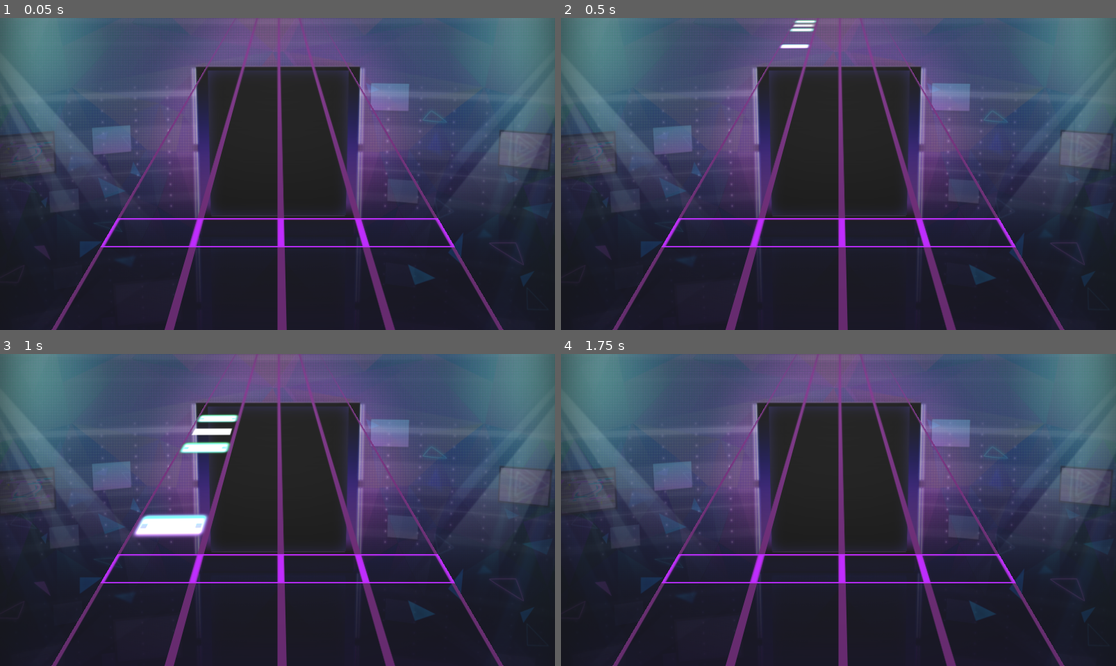
Above: before the commit, frames 1-4 (two rows, left to right).
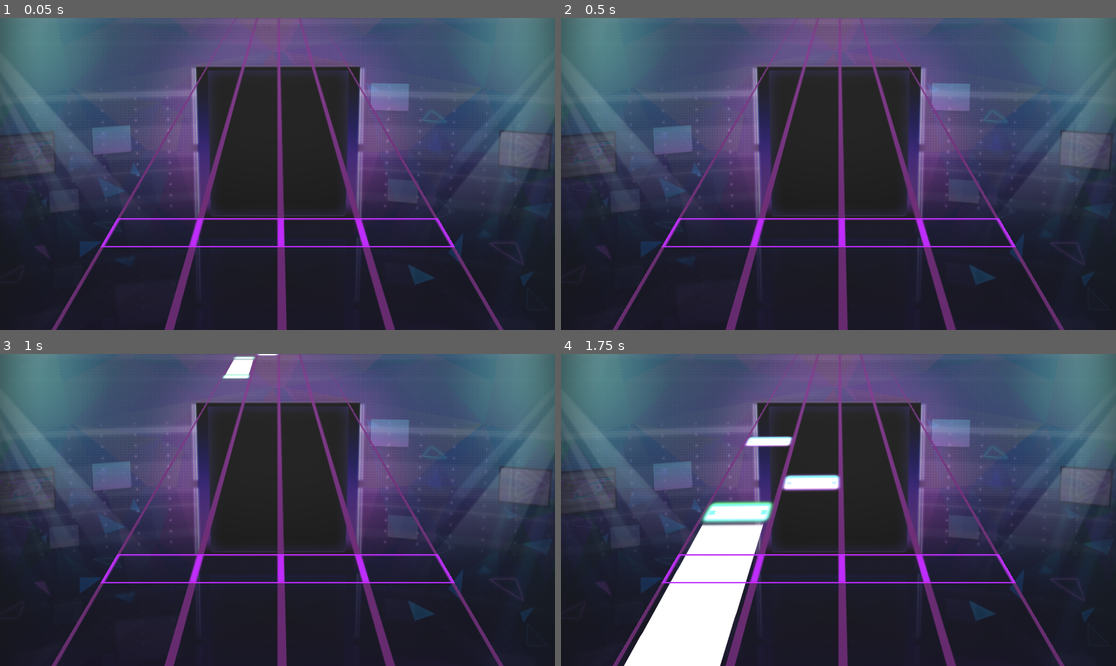
Above: after the commit, the same moments.

Repository: starexplorer21/RhythmHero
Game: Godot game, scene res://assets/RhythmGame.tscn
Same seed, same stepped clock (60 frames per second), same inputs: the game is played once before the commit and once after it.
Inputs:
- Up to frame 1 (0.05 s): no input
- Up to frame 2 (0.5 s): no input
- Up to frame 3 (1 s): tap Q (lane1) at 0.6 s; tap W (lane2) at 0.8 s
- Up to frame 4 (1.75 s): tap W (lane2) at 1.35 s; tap O (lane3) at 1.55 s

Frame 1 is identical in both runs. In frame 2, 0.2% of the frame differs, in the area x 39-47%, y 0-10%; in frame 3, 1.9%; in frame 4, 8.1%, in the area x 11-51%, y 26-100%.

Commit message:
Swapped songs to WAV and began mapping

Diff:
--- a/assets/RhythmGame.tscn
+++ b/assets/RhythmGame.tscn
@@ -46,6 +46,13 @@
 fov = 92.0
 size = 10.0
 
+[node name="Camera3D2" type="Camera3D" parent="."]
+transform = Transform3D(1, 0, 0, 0, 0.339182, 0.940721, 0, -0.940721, 0.339182, 0, 17.9435, -0.510685)
+visible = false
+attributes = SubResource("CameraAttributesPractical_kphdp")
+fov = 92.0
+size = 10.0
+
 [node name="Background" type="MeshInstance3D" parent="."]
 transform = Transform3D(42, 0, 0, 0, 23.3741, -15.4124, 0, 15.4124, 23.3741, 0.0749443, -16.1988, -4.80364)
 material_override = SubResource("StandardMaterial3D_y5i5g")
@@ -57,13 +64,6 @@
 light_energy = 16.0
 omni_range = 4096.0
 omni_shadow_mode = 0
-
-[node name="Camera3D2" type="Camera3D" parent="."]
-transform = Transform3D(1, 0, 0, 0, 0.339182, 0.940721, 0, -0.940721, 0.339182, 0, 17.9435, -0.510685)
-visible = false
-attributes = SubResource("CameraAttributesPractical_kphdp")
-fov = 92.0
-size = 10.0
 
 [node name="Judger" type="Node3D" parent="."]
 transform = Transform3D(1, 0, 0, 0, 1, 0, 0, 0, 1, 0, 0, 1.24265)
--- a/assets/hold_note_intermediate.tscn
+++ b/assets/hold_note_intermediate.tscn
@@ -17,7 +17,7 @@
 script = ExtResource("1_svk0s")
 
 [node name="MeshInstance3D" type="MeshInstance3D" parent="."]
-transform = Transform3D(-1.24997, 0, -0.00805028, 0, 1.25, 0, 0.00805028, 0, -1.24997, -0.0632434, 0, -0.088279)
+transform = Transform3D(-1.24997, 0, -0.0322013, 0, 1.25, 0, 0.00805034, 0, -4.9999, -0.0632434, 0, -0.088279)
 material_override = SubResource("StandardMaterial3D_ub8qd")
 mesh = SubResource("PlaneMesh_7vbdv")
 
--- a/maps/Awake Now/map.json
+++ b/maps/Awake Now/map.json
@@ -1 +1 @@
-{ "song_name": "Awake Now", "lane1": [1,0,0,2,3,4], "lane2": [], "lane3": [], "lane4": [] }
+{ "song_name": "Awake Now", "lane1": [0,0,0,0,0,0,0,0,0,0,2,3,3,3,4,0,0,1], "lane2": [0,0,0,0,0,0,0,0,0,0,0,0,0,0,0,1], "lane3": [], "lane4": [] }
--- a/scripts/GameManager.gd
+++ b/scripts/GameManager.gd
@@ -24,7 +24,7 @@
 var lane4_is_held = false
 
 var path = "res://maps/"+Global.map+"/"
-var song = path + "song.mp3"
+var song = path + "song.wav"
 var map = path + "map.json"
 
 var bpm = 117
@@ -33,9 +33,11 @@
 func _ready():
 	load_song()
 	var music_player = AudioStreamPlayer.new()
+	await get_tree().create_timer(1).timeout
 	music_player.stream = load(song)
 	add_child(music_player)
 	music_player.play()
+
 
 func load_lane(dict, lane):
 	var note = preload("res://assets/note.tscn")
@@ -51,7 +53,7 @@
 			add_child(cur_note)
 			var move_by = (((bpm/60.0)/16.0) * 19.5)
 			cur_note.position.x = lane_x[lane]
-			cur_note.position.z = start - move_by
+			cur_note.position.z = note_start - move_by
 
 		elif lane_notes[i] == 2:
 			var cur_note = hold_start.instantiate()
Not shown, removed: maps/Awake Now/song.mp3.import
Not shown, added: maps/Awake Now/song.wav.import
Not shown, changed: maps/Awake Now/song.mp3
Not shown, added: maps/Awake Now/song.wav
